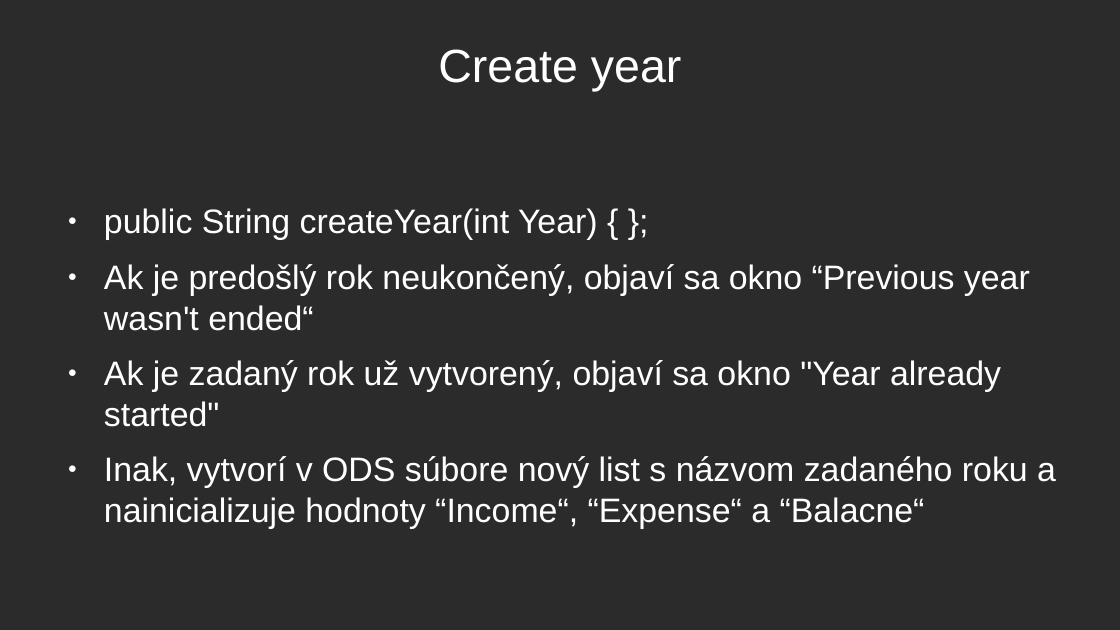
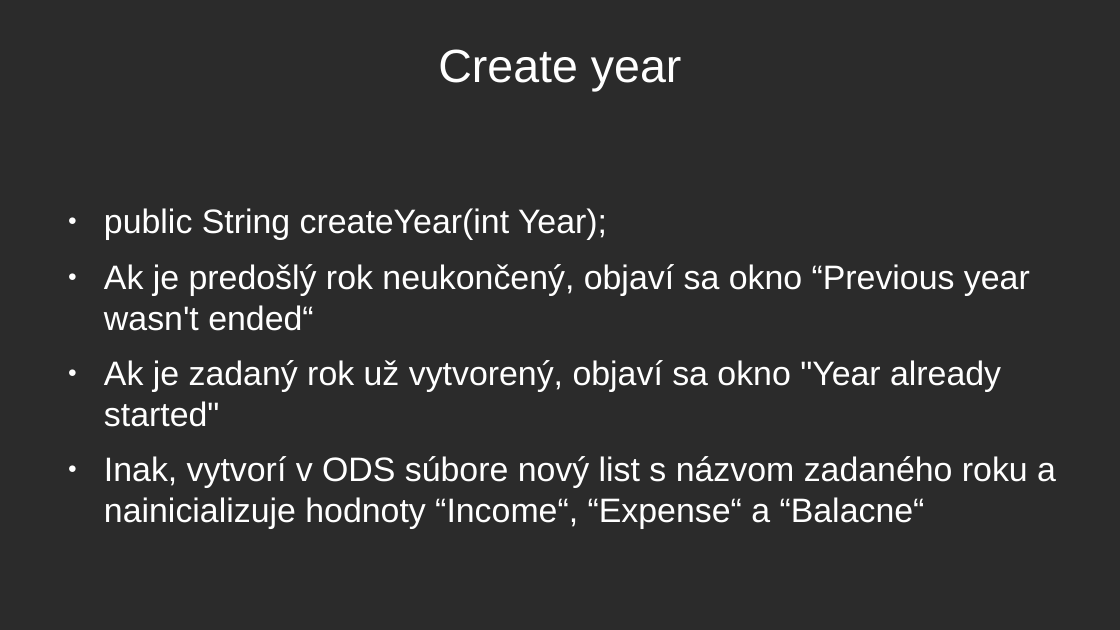
Before and after one commit to XuuRee/apk-AccountG, a slide deck: slide 5 of Evidence_prijmu_a_vydaju/Obhajoba_prezentace.odp. Drawn at 1120x630 pixels with LibreOffice and Linux fonts; fonts in the diff are those of the drawing; background and template pictures are left out; a plain dark background stands for a picture behind light text. Boxes give left, top, right and bottom in pixels: in the first picture for what was removed or moved away, otherwise in the second. Text is boxed around its words. In the diff, an @@ line names an element or a change of style, - is before the commit and + after.

```diff
--- a/Evidence_prijmu_a_vydaju/Obhajoba_prezentace.odp
+++ b/Evidence_prijmu_a_vydaju/Obhajoba_prezentace.odp
@@ text at (104,208,607,240): text changed @@
-● public String createYear(int Year) { };
+● public String createYear(int Year);
```
Also in this commit, not shown: 3 other slides changed, 1 slide added, 2 other files.
